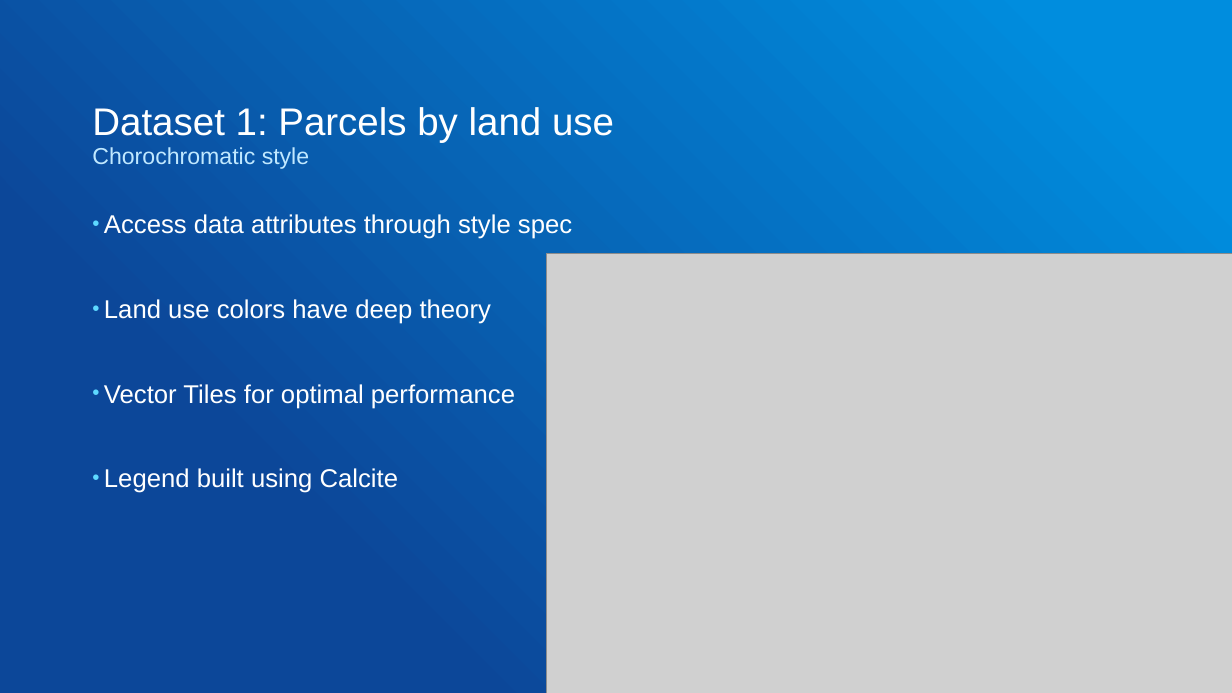
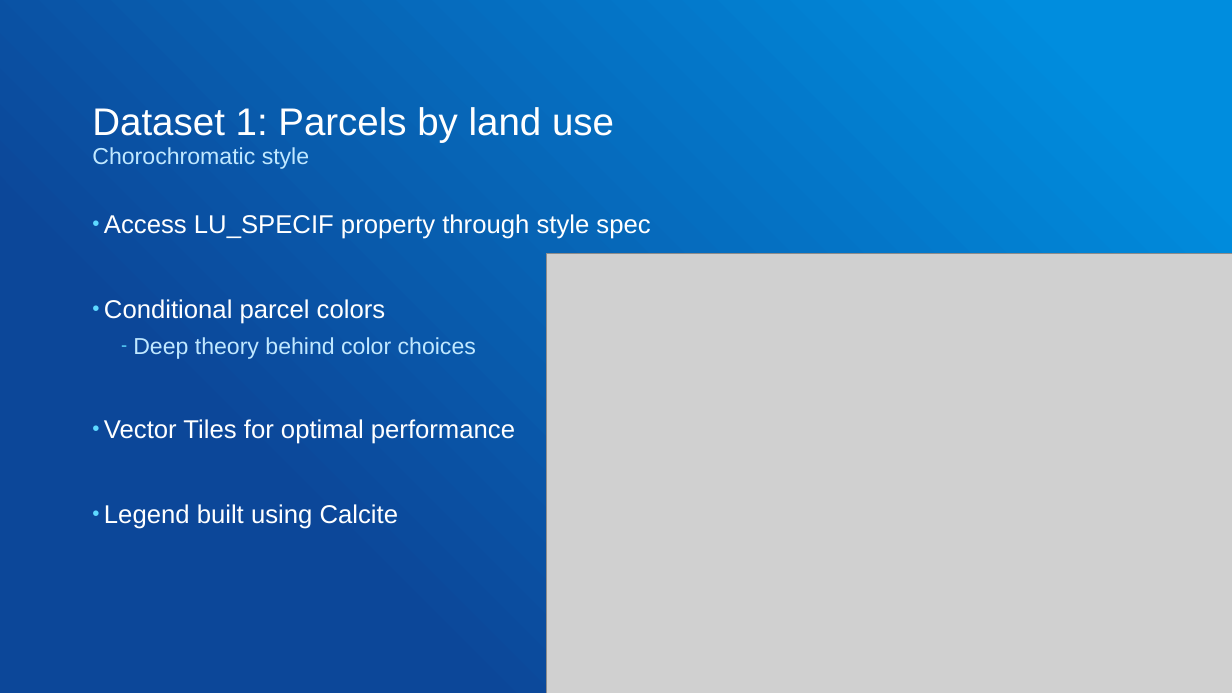
Before and after one commit to gowin20/foss4g-2026-maplibregl-data-visualization, a slide deck: slide 19 of foss4g-maplibre-data-visualization.pptx (slide 18 before the commit). Drawn at 1232x693 pixels with LibreOffice and Linux fonts; fonts in the diff are those of the drawing; grey boxes stand for pictures. Boxes give left, top, right and bottom in pixels: in the first picture for what was removed or moved away, otherwise in the second. Text is boxed around its words. In the diff, an @@ line names an element or a change of style, - is before the commit and + after.

```diff
--- a/foss4g-maplibre-data-visualization.pptx
+++ b/foss4g-maplibre-data-visualization.pptx
@@ text at [104, 214, 650, 359]: text changed @@
-• Access data attributes through style spec
-• Land use colors have deep theory
+• Access LU_SPECIF property through style spec
+• Conditional parcel colors
+  – Deep theory behind color choices
```
Also in this commit, not shown: 11 other slides changed, 2 slides added, 1 slide removed, 1 other file.
